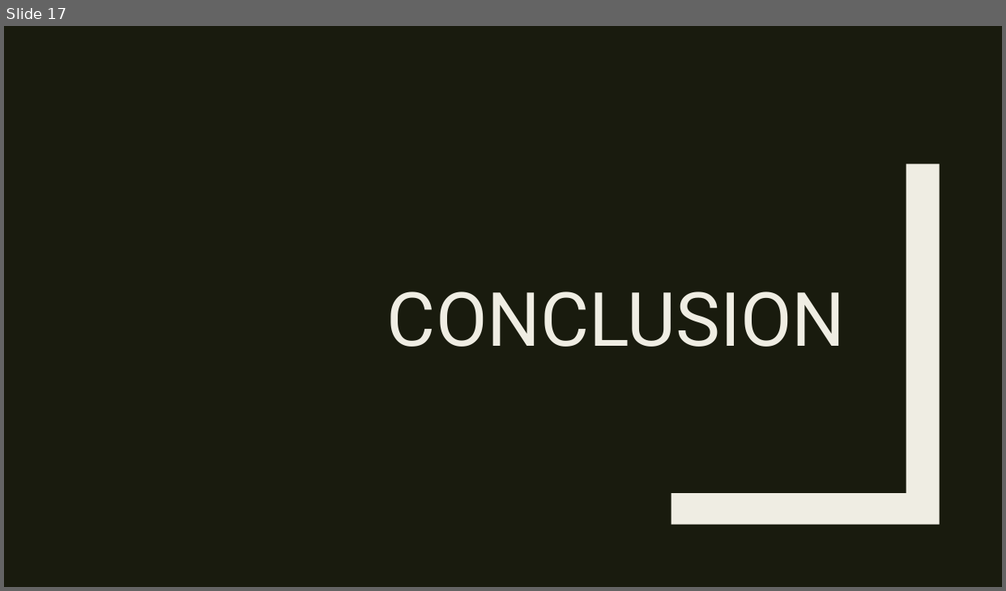
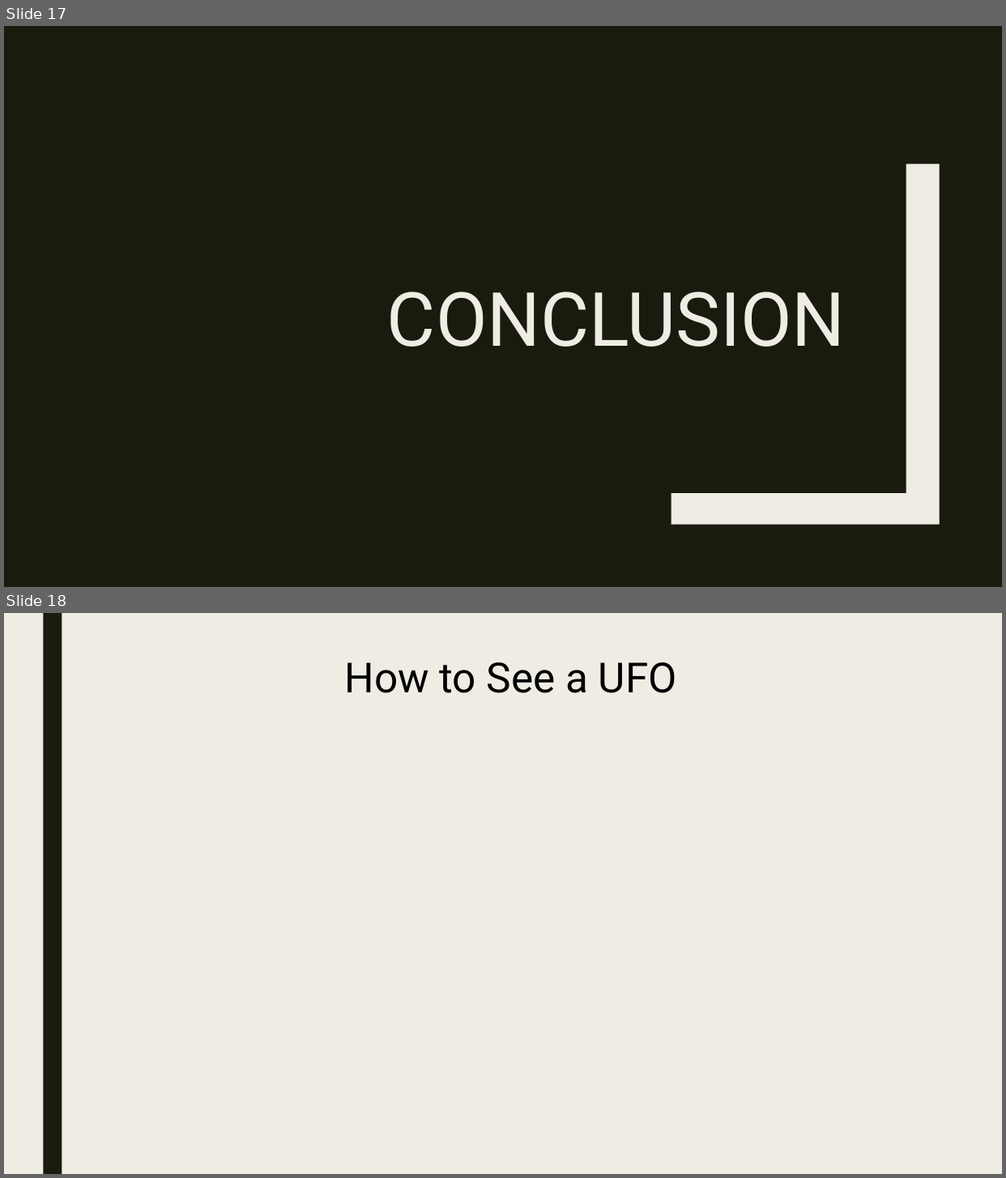
Before and after one commit to Preetikasri/UFO-Sightings-Analysis, a slide deck: ufo_presentation_v3.pptx. Shown one above the other, each under a label of ours: slide 17 before the commit, slides 17 and 18 after it. The pictures are 1006x591 and 1006x1178 pixels, drawn with LibreOffice and Linux fonts; fonts in the diff are those of the drawing. Boxes give left, top, right and bottom in pixels: in the first picture for what was removed or moved away, otherwise in the second. Text is boxed around its words. In the diff, an @@ line names an element or a change of style, - is before the commit and + after.

```diff
--- a/ufo_presentation_v3.pptx
+++ b/ufo_presentation_v3.pptx
@@ slide 18 added at (x1=4, y1=613, x2=1002, y2=1174), background #EFEDE3 @@
@@ rectangle added at (x1=43, y1=613, x2=62, y2=1174), fill #191B0E @@
@@ text added at (x1=345, y1=662, x2=677, y2=693), 40 pt, text #000000 @@
+How to See a UFO
```
Also in this commit, not shown: 4 slides changed, 1 slide removed.
